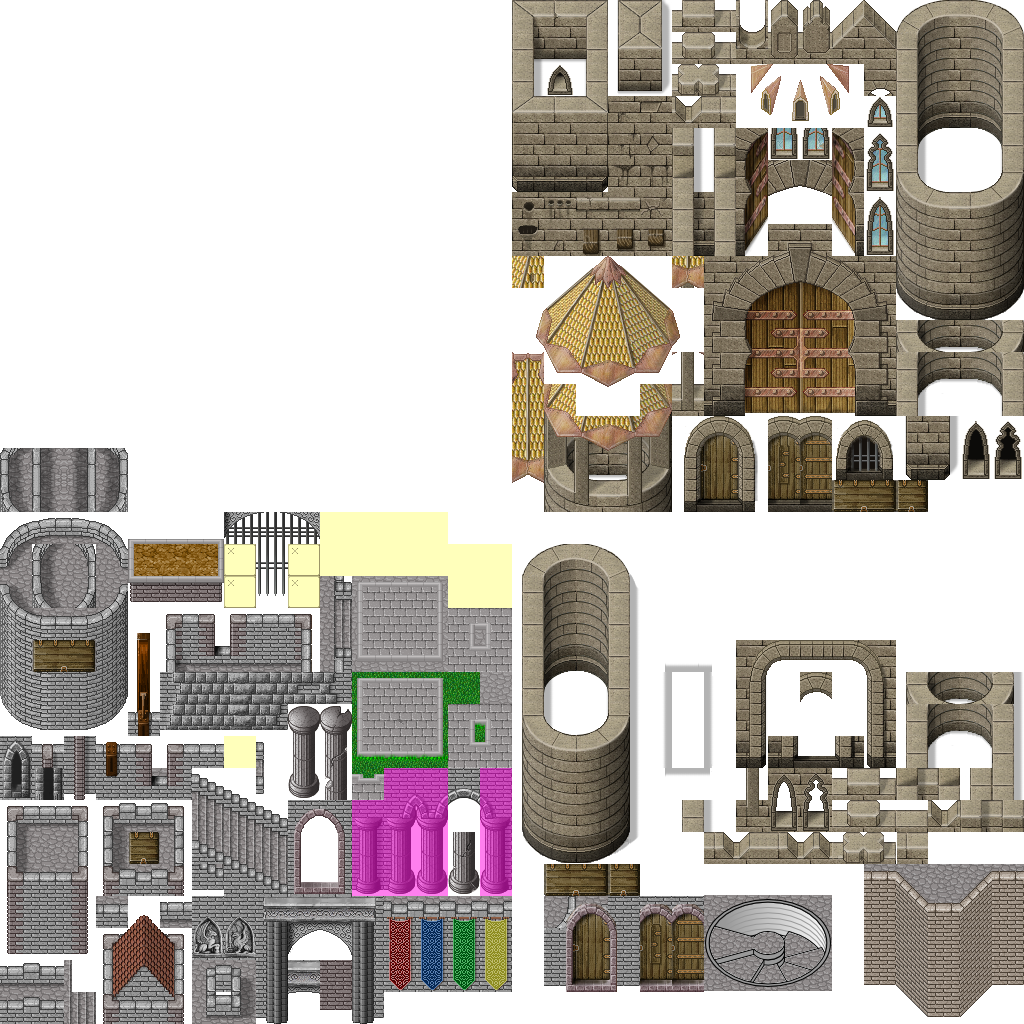
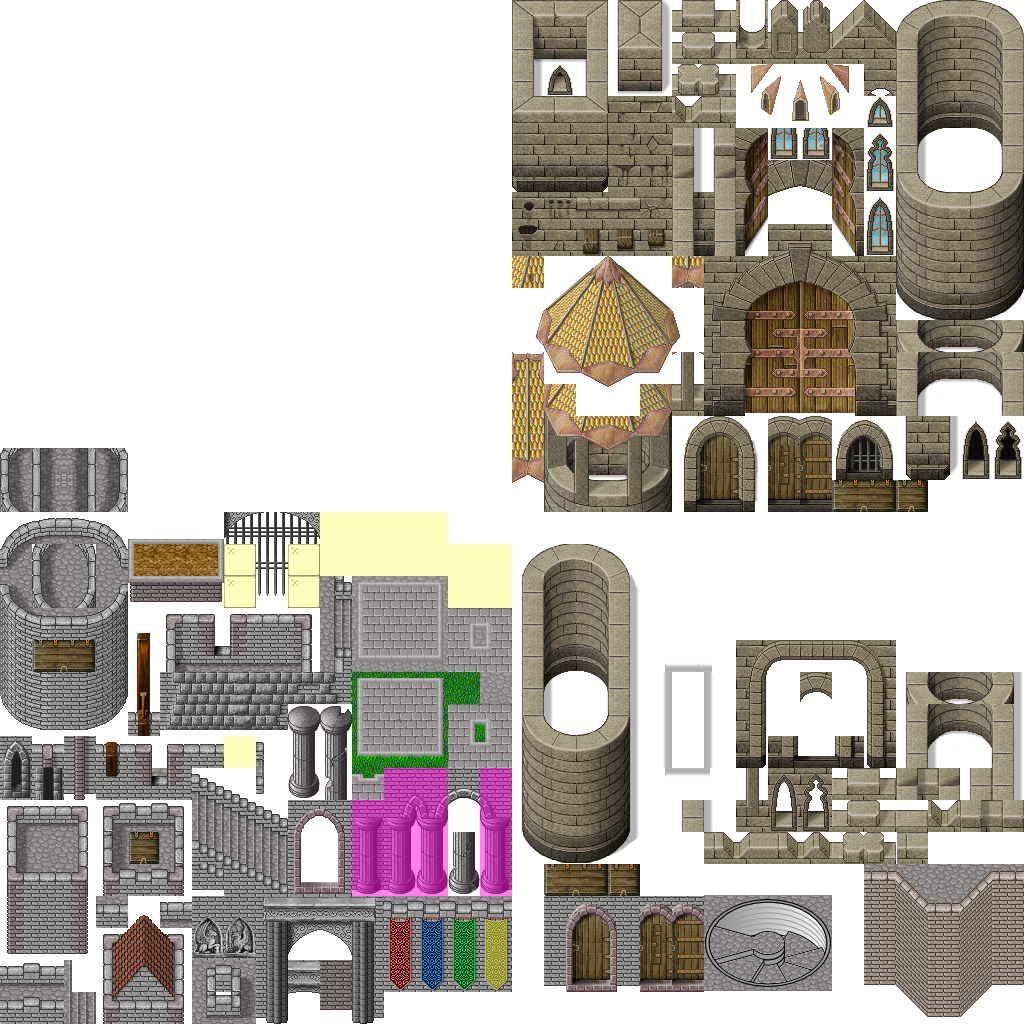
Comparing the layer stacks of the two 1024x1024 images. Changes:
painted on "Wandebene" over <box>544,896,608,930</box>
